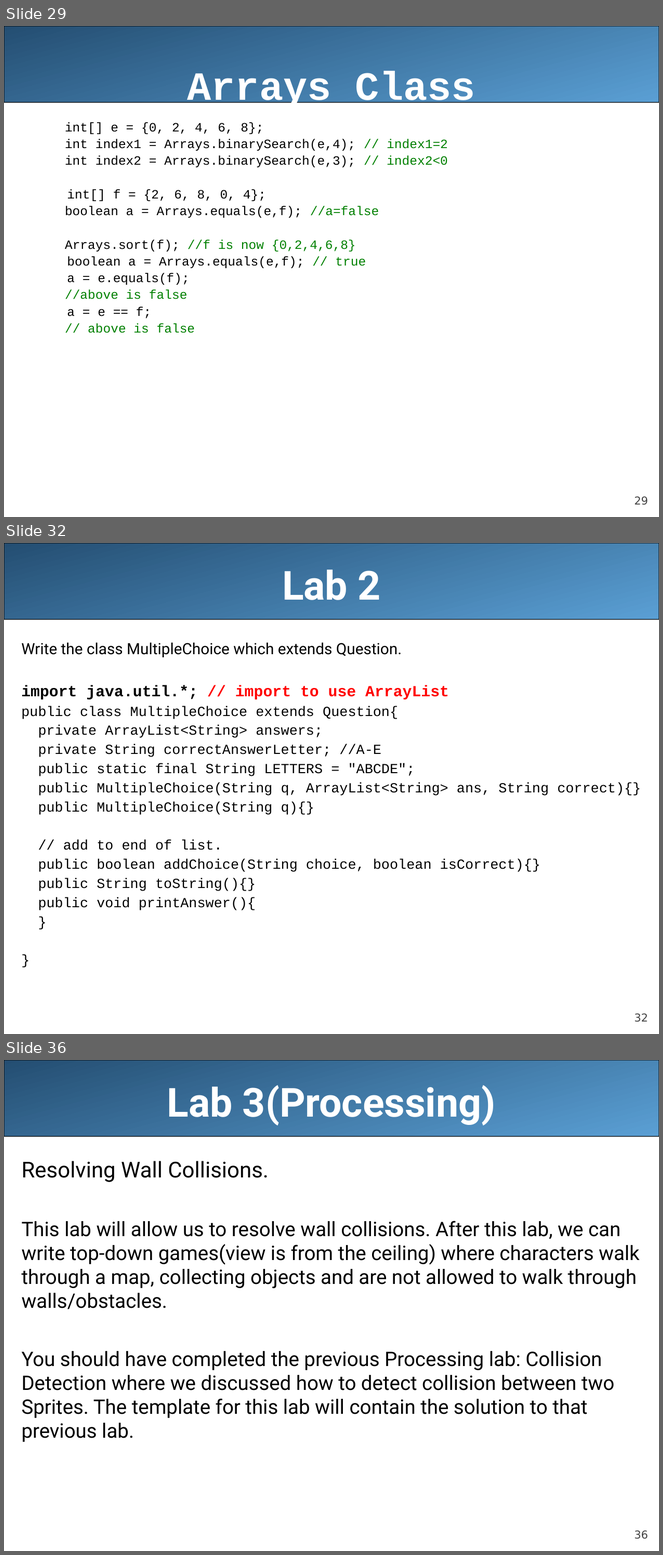
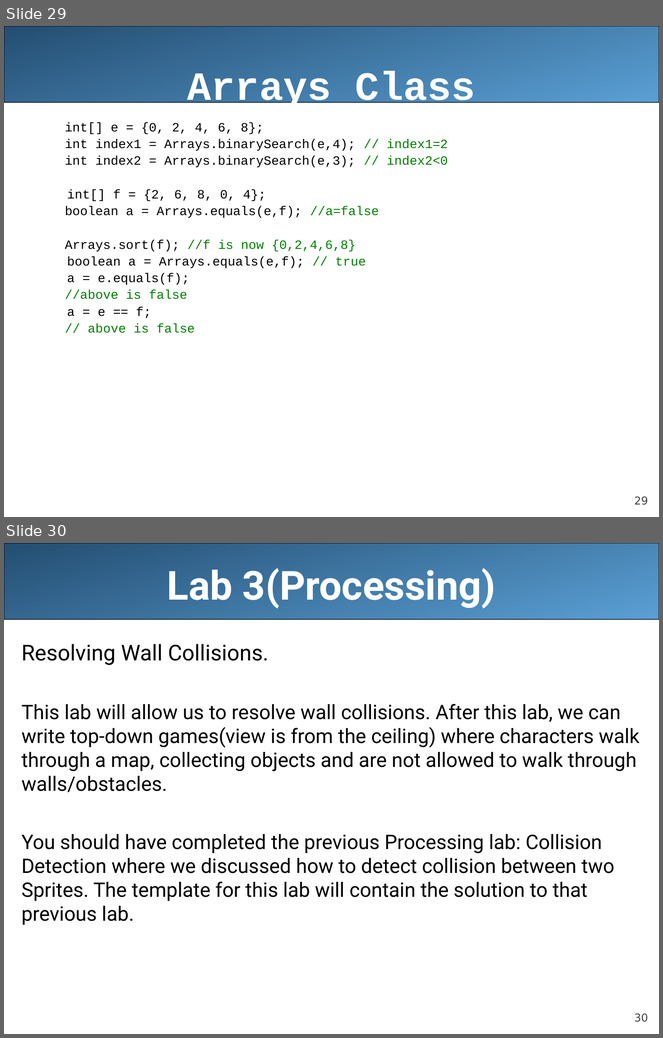
Before and after one commit to LongBaoNguyen/longbaonguyen.github.io, a slide deck: courses/apcsa/lecture19.ppt. Shown one above the other, each under a label of ours: slides 29, 32 and 36 before the commit, slides 29 and 30 after it; the slides between them are not shown. The pictures are 663x1555 and 663x1038 pixels, drawn with LibreOffice and Linux fonts; fonts in the diff are those of the drawing. Boxes give left, top, right and bottom in pixels: in the first picture for what was removed or moved away, otherwise in the second. Text is boxed around its words. In the diff, an @@ line names an element or a change of style, - is before the commit and + after.

```diff
--- a/courses/apcsa/lecture19.ppt
+++ b/courses/apcsa/lecture19.ppt
@@ slide 32 removed at (x1=4, y1=543, x2=659, y2=1034), background #FFFFFF; not listed: 2 template elements that a slide beside it also shows @@
@@ title removed at (x1=282, y1=570, x2=380, y2=600) @@
-Lab 2
@@ text removed at (x1=21, y1=642, x2=641, y2=911) @@
-Write the class MultipleChoice which extends Question.
-import java.util.*; // import to use ArrayList
-public class MultipleChoice extends Question{
-private ArrayList<String> answers;
-private String correctAnswerLetter; //A-E
-public static final String LETTERS = "ABCDE";
-public MultipleChoice(String q, ArrayList<String> ans, String correct){}
-public MultipleChoice(String q){}
-// add to end of list.
-public boolean addChoice(String choice, boolean isCorrect){}
-public String toString(){}
-public void printAnswer(){
-}
-}
@@ what was slide 36 is now slide 30 @@
@@ page number at (x1=634, y1=1014, x2=648, y2=1022): text changed @@
-36
+30
```
Also in this commit, not shown: 5 other slides removed, 9 other files.
